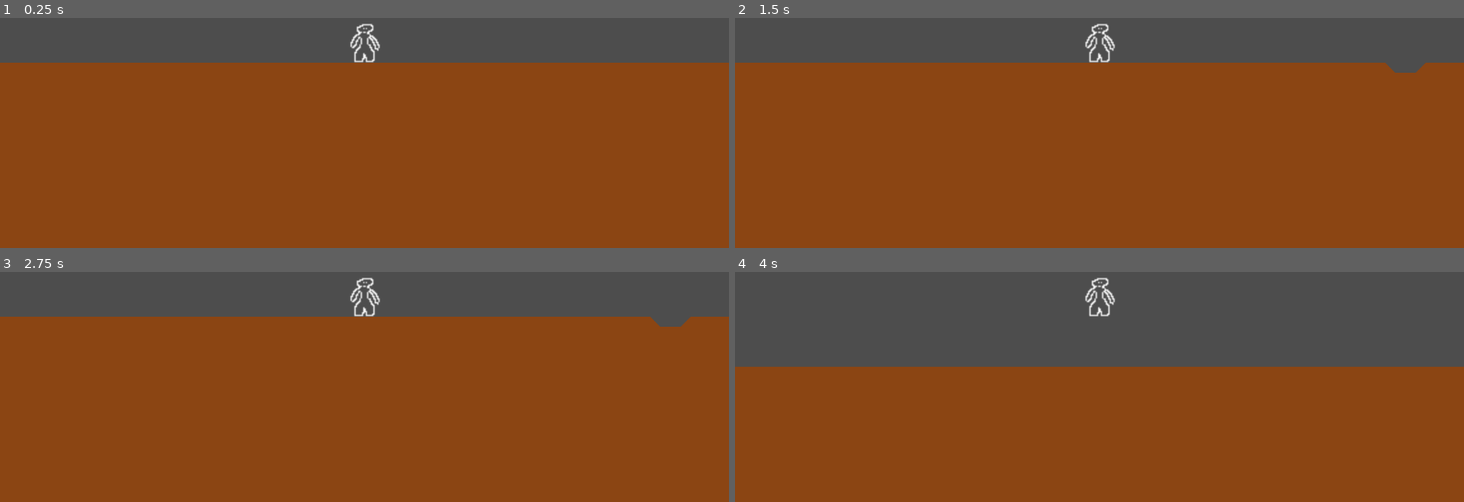
Above: before the commit, frames 1-4 (two rows, left to right).
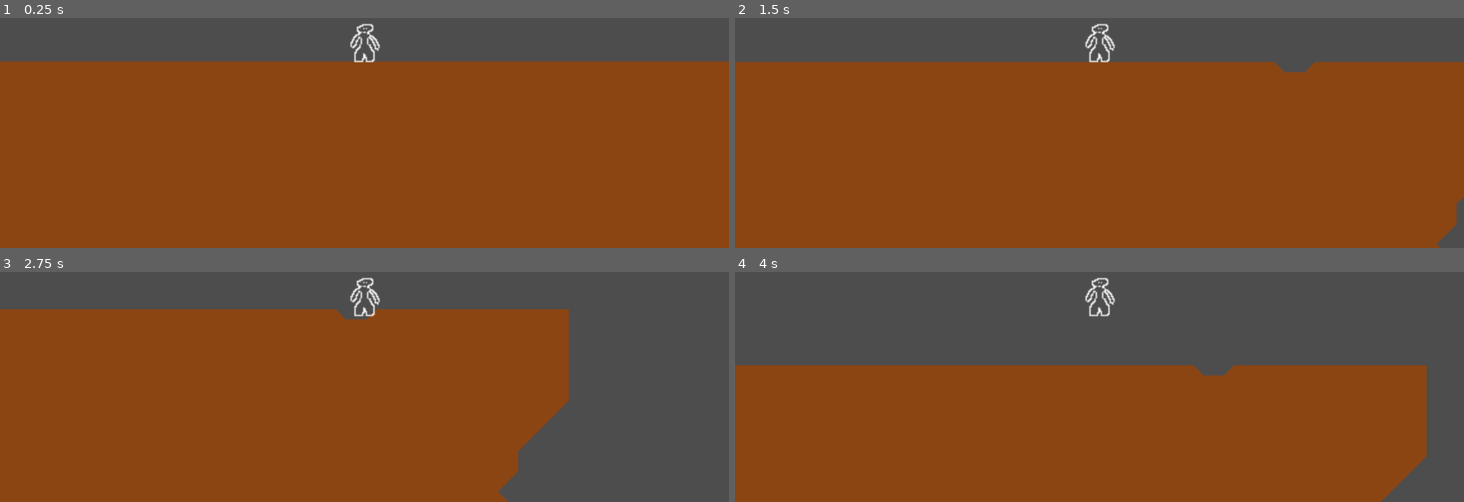
Above: after the commit, the same moments.

Repository: bingecraft-net/sandbox
Game: Godot game, scene res://marching_squares_demo.tscn
Same seed, same stepped clock (60 frames per second), same inputs: the game is played once before the commit and once after it.
Inputs:
- Up to frame 1 (0.25 s): no input
- Up to frame 2 (1.5 s): tap Enter at 0.5 s; hold Right (ui_right) 0.53-1.28 s; tap Space at 1.25 s; hold Down (ui_down) from 1.28 s (still down)
- Up to frame 3 (2.75 s): tap Enter at 2 s; release Down (ui_down) at 2.03 s; hold Right (ui_right) from 2.03 s (still down)
- Up to frame 4 (4 s): release Right (ui_right) at 2.78 s; hold Up (ui_up) 2.78-3.53 s; hold Left (ui_left) from 3.53 s (still down)

The runs differ from the first frame. In frame 1, 0.4% of the frame differs, in the area x 0-100%, y 19-20%; in frame 2, 1.1%; in frame 3, 22%, in the area x 0-100%, y 16-100%; in frame 4, 4.5%.

Commit message:
use capsule for player collider

Diff:
--- a/marching_squares_demo.tscn
+++ b/marching_squares_demo.tscn
@@ -10,8 +10,7 @@
 [sub_resource type="PhysicsMaterial" id="PhysicsMaterial_ej658"]
 friction = 0.0
 
-[sub_resource type="RectangleShape2D" id="RectangleShape2D_ej658"]
-size = Vector2(20, 32)
+[sub_resource type="CapsuleShape2D" id="CapsuleShape2D_ej658"]
 
 [node name="MarchingSquaresDemo" type="Node2D" unique_id=1486930145]
 
@@ -37,7 +36,7 @@
 zoom = Vector2(2, 2)
 
 [node name="CollisionShape2D" type="CollisionShape2D" parent="Player/RigidBody2D" unique_id=1008471303]
-shape = SubResource("RectangleShape2D_ej658")
+shape = SubResource("CapsuleShape2D_ej658")
 
 [node name="Sprite2D" type="Sprite2D" parent="Player/RigidBody2D" unique_id=1073481637]
 texture = ExtResource("2_ej658")
